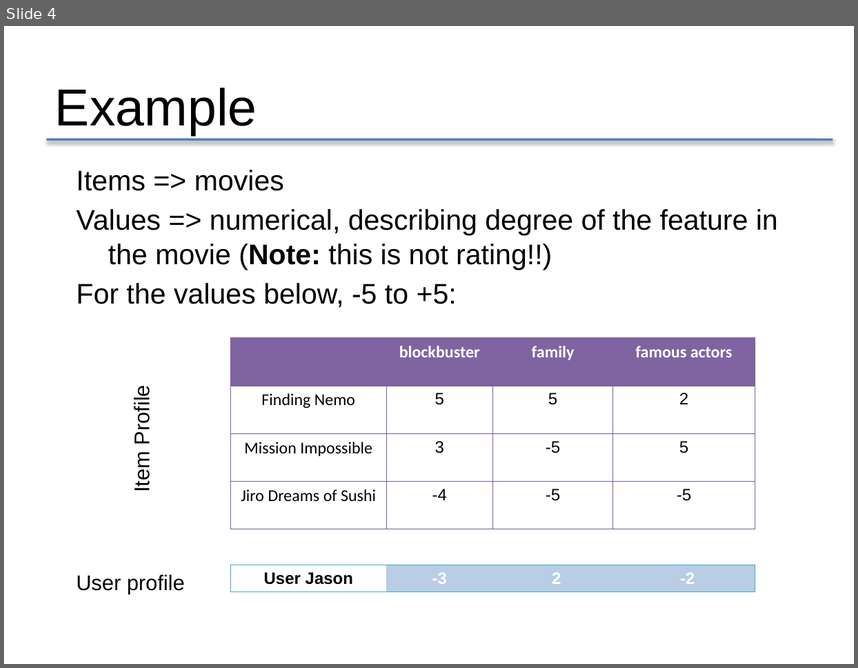
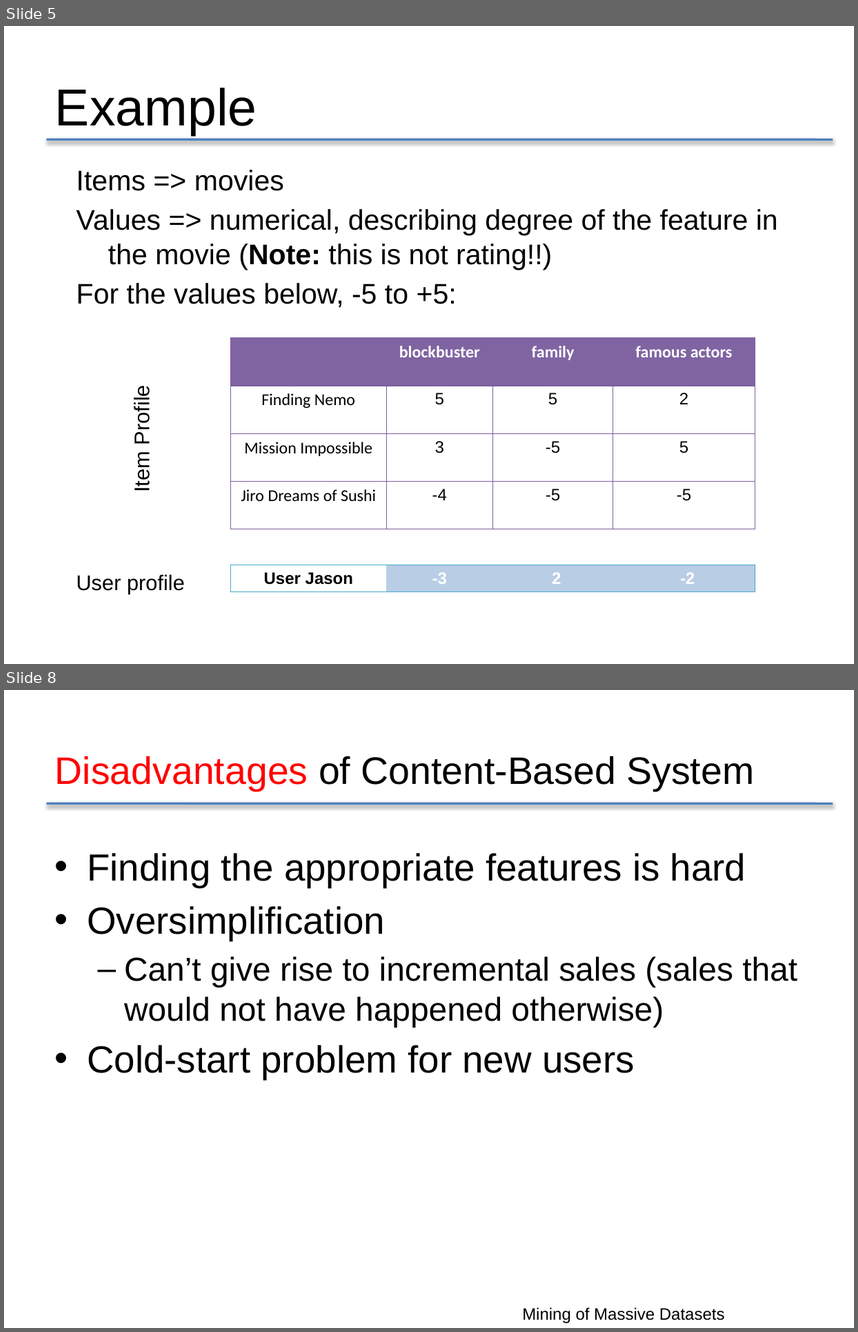
Before and after one commit to sarahpark23/RecommenderSystems, a slide deck: content-based.pptx. Shown one above the other, each under a label of ours: slide 4 before the commit, slides 5 and 8 after it; the slides between them are not shown. The pictures are 858x668 and 858x1332 pixels, drawn with LibreOffice and Linux fonts; fonts in the diff are those of the drawing. Boxes give left, top, right and bottom in pixels: in the first picture for what was removed or moved away, otherwise in the second. Text is boxed around its words. In the diff, an @@ line names an element or a change of style, - is before the commit and + after.

Commit message:
Change disadvantage to advantage and vice versa

```diff
--- a/content-based.pptx
+++ b/content-based.pptx
@@ slide 8 added at (4, 690, 854, 1328), background #FFFFFF @@
@@ title added at (55, 756, 755, 791), 32.4 pt, text #000000 @@
+Disadvantages of Content-Based System
@@ line added from (47, 803) to (833, 804), #4F81BD 2 pt @@
@@ text added at (87, 853, 797, 1079), 32 pt, text #000000 @@
+• Finding the appropriate features is hard
+• Oversimplification
+  – Can’t give rise to incremental sales (sales that would not have happened otherwise)
+• Cold-start problem for new users
@@ text added at (522, 1307, 725, 1323), 14 pt, text #000000 @@
+Mining of Massive Datasets
@@ what was slide 4 is now slide 5 @@
```
Also in this commit, not shown: 2 slides changed, 2 other slides added.
